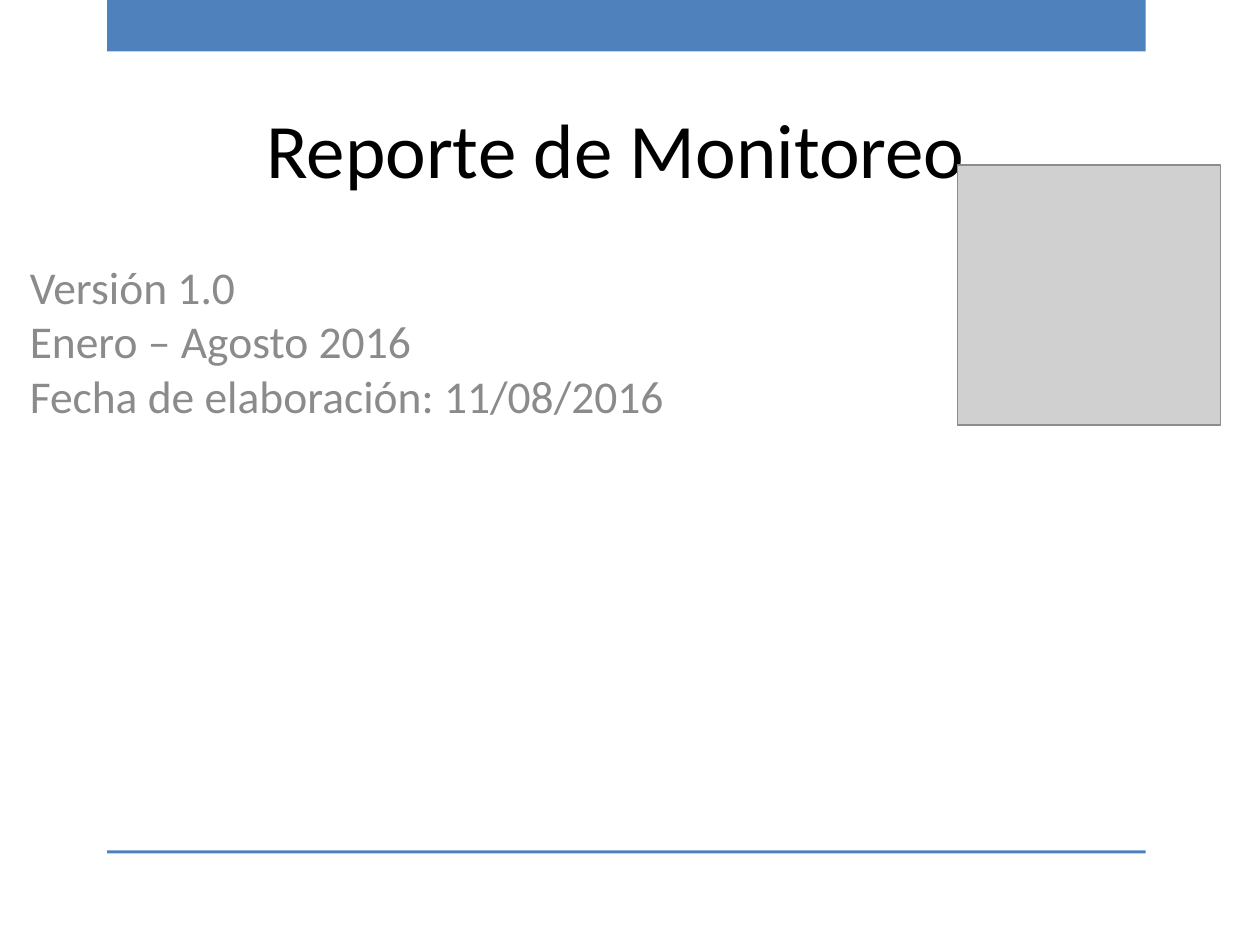
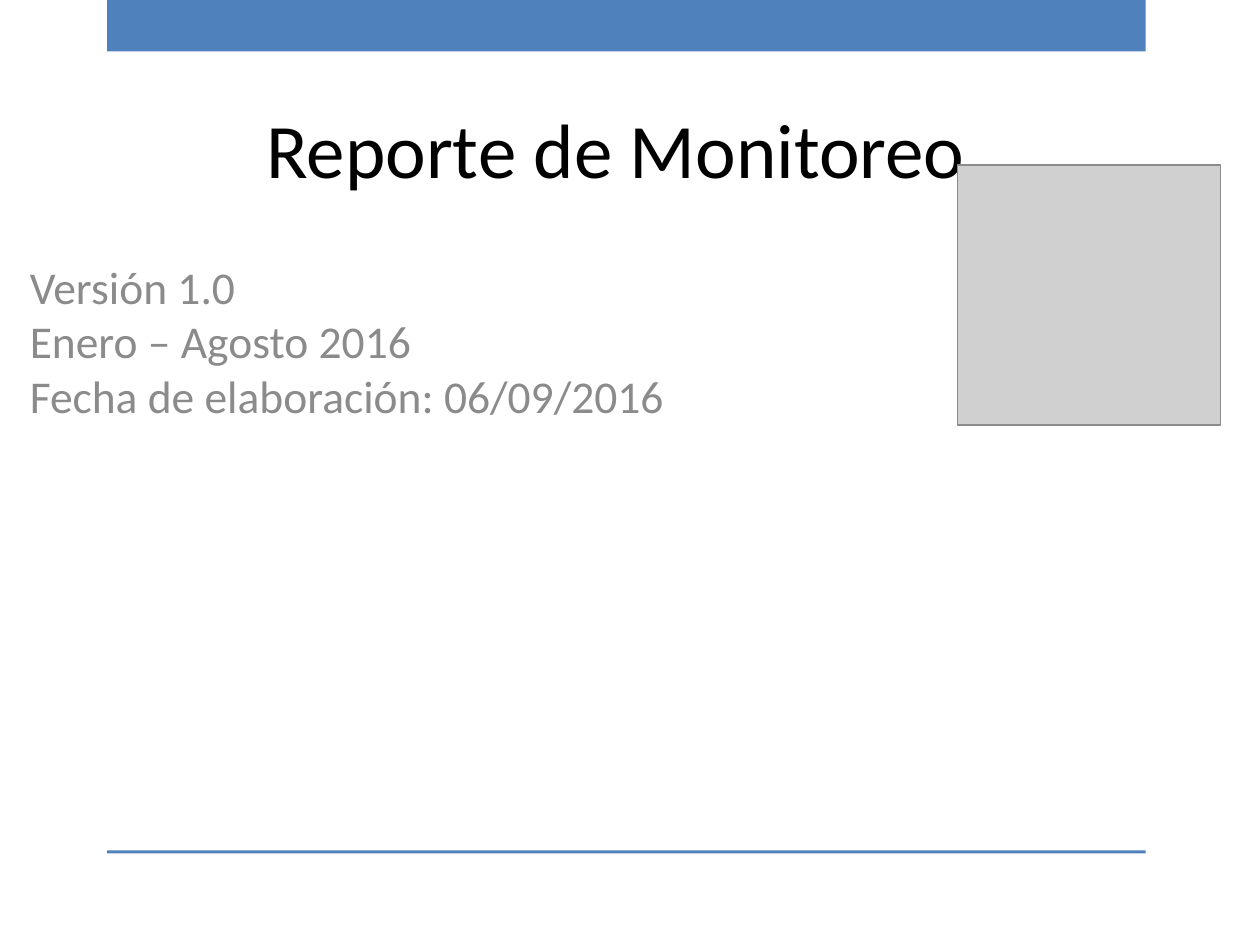
Before and after one commit to ricardo-novelasos/SOSQTP, a slide deck: slide 1 of Proyectos/2016/Métricas y monitoreo/Reporte_monitoreo_2016.pptx. Drawn at 1260x945 pixels with LibreOffice and Linux fonts; fonts in the diff are those of the drawing; grey boxes stand for pictures; background and template pictures are left out. Boxes give left, top, right and bottom in pixels: in the first picture for what was removed or moved away, otherwise in the second. Text is boxed around its words. In the diff, an @@ line names an element or a change of style, - is before the commit and + after.

```diff
--- a/Proyectos/2016/Métricas y monitoreo/Reporte_monitoreo_2016.pptx
+++ b/Proyectos/2016/Métricas y monitoreo/Reporte_monitoreo_2016.pptx
@@ text at (x1=30, y1=381, x2=663, y2=415): text changed @@
-Fecha de elaboración: 11/08/2016
+Fecha de elaboración: 06/09/2016
```
Also in this commit, not shown: 20 other slides changed, 1 other file.
